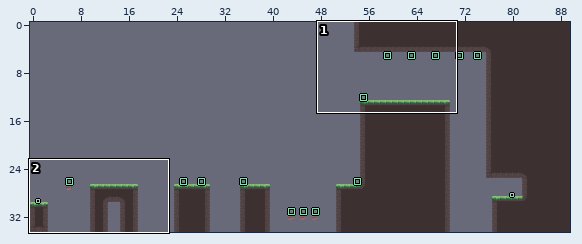
A LDtk project gets an edit: Levels/World_2/Level_2-4.ldtk. The picture above shows the old version from afar; the outline marks the close-up.
Close-up. The starting point:
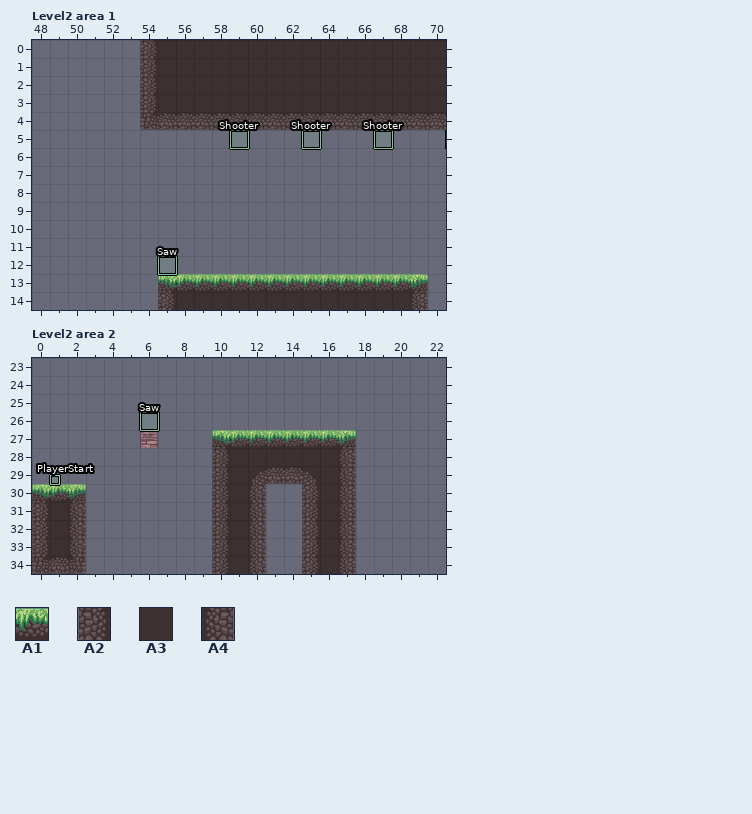
Cells are 32x32 px. Shown: Level2 area 1 x 48..70, y 0..14; Level2 area 2 x 0..22, y 23..34. The commit also changed other parts of the map, which this record leaves out.
Key: from "Tiles_Sheet_02": A1 1, A2 8, A3 9, A4 10.
__ is an empty cell.
Objects are placed by their top-left corner, in cells (3,4 is the top-left corner of cell 3,4); size is 1x1 cell unless given.
Layers that did not change in this view are not listed.
Layer "Tiles" before, Level2 area 2, first column x 6:
30 __ __ __ __ A2 A3 A4 __ __ A2 A3 A4 __ __ __
31 __ __ __ __ A2 A3 A4 __ __ A2 A3 A4 __ __ __
32 __ __ __ __ A2 A3 A4 __ __ A2 A3 A4 __ __ __
33 __ __ __ __ A2 A3 A4 __ __ A2 A3 A4 __ __ __
34 __ __ __ __ A2 A3 A4 __ __ A2 A3 A4 __ __ __
Objects on layer "Entities" before, Level2 area 2:
"PlayerStart" rectangle at 1,29.5 size 0.5x0.5
"Saw" rectangle at 6,26
And afterwards:
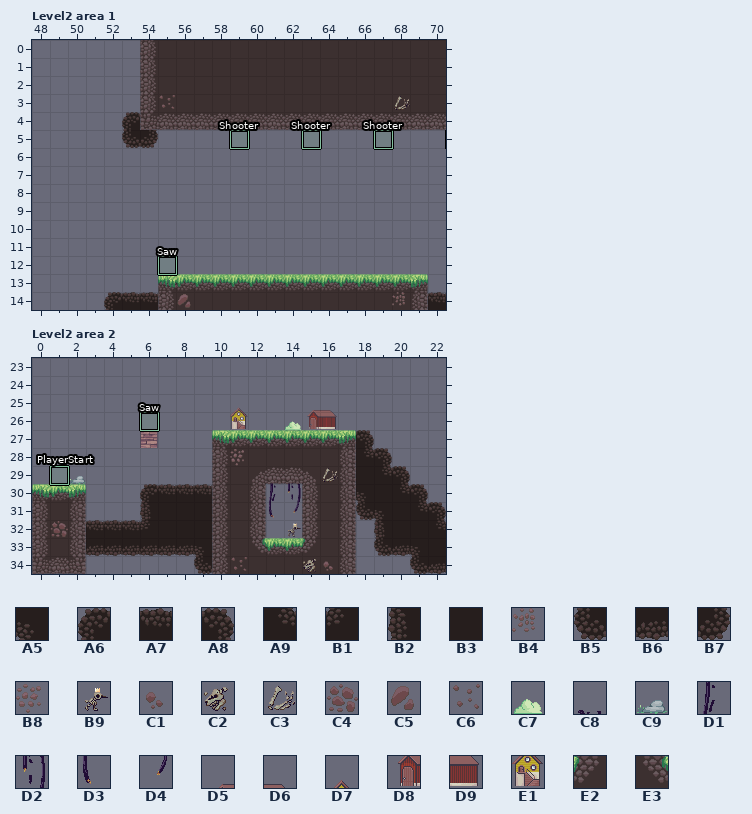
Further tiles: from "BackgroundTiles": A5 1, A6 2, A7 3, A8 4, A9 8, B1 9, B2 10, B3 11, B4 16, B5 18, B6 19, B7 20, B8 25, B9 26, C1 48, C2 49, C3 50, C4 51, C5 59, C6 60; from "Props": C7 7, C8 17, C9 23, D1 24, D2 25, D3 32, D4 33, D5 36, D6 37, D7 39, D8 44, D9 45, E1 47; from "Tiles_Sheet_02": E2 12, E3 13.
Tiles of an added or newly shown layer are drawn over the layers below it.
Commit: fixs n props
The edit:
Changed rows in their new state; .. is an unchanged cell.
Layer "BackgroundTiles" (added), Level2 area 1:
first column x 53:
 3 .. .. C6 .. .. .. .. .. .. .. .. .. .. .. .. C3
 4 A6 .. .. .. .. .. .. .. .. .. .. .. .. .. .. ..
 5 B5 B7 .. .. .. .. .. .. .. .. .. .. .. .. .. ..
first column x 52:
14 A6 A7 A7 .. C5 .. .. .. .. .. .. .. .. .. .. .. B4 .. A7
Layer "Props" (added), Level2 area 2:
first column x 2:
25 .. .. .. .. .. .. .. .. .. D7 .. .. .. D5 D6
26 .. .. .. .. .. .. .. .. .. E1 .. .. C7 D8 D9
29 C9 .. .. .. .. .. .. .. .. .. .. .. C8 .. ..
30 .. .. .. .. .. .. .. .. .. .. .. D1 D2 .. ..
31 .. .. .. .. .. .. .. .. .. .. .. D3 D4 .. ..
Layer "Tiles", Level2 area 2:
first column x 12:
33 E3 A1 A1 E2
34 A3 A3 A3 A3
Layer "BackgroundTiles" (added), Level2 area 2:
first column x 1:
27 .. .. .. .. .. .. .. .. .. .. .. .. .. .. .. .. .. A8 .. .. .. ..
28 .. .. .. .. .. .. .. .. .. .. B8 .. .. .. .. .. .. A9 A8 .. .. ..
29 .. .. .. .. .. .. .. .. .. .. .. .. .. .. .. C3 .. B3 A9 A8 .. ..
30 .. .. .. .. .. A6 A7 A7 A7 .. .. .. .. .. .. .. .. A5 B3 A9 A8 ..
31 .. .. .. .. .. B2 B3 B3 B3 .. .. .. .. .. .. .. .. B5 A5 B3 A9 A8
32 C4 .. A7 A7 A7 B1 B3 B3 B3 .. .. .. .. B9 .. .. .. .. B2 B3 B3 A9
33 .. .. B6 B6 B6 B6 B6 B6 A5 .. .. .. .. .. .. .. .. .. B5 B6 A5 B3
34 .. .. .. .. .. .. .. .. B5 .. C6 .. .. .. C2 C1 .. .. .. .. B5 B6
Layer "Entities", Level2 area 2:
changed: "PlayerStart" rectangle at 1,29.5 size 0.5x0.5 -> "PlayerStart" rectangle at 1,29
